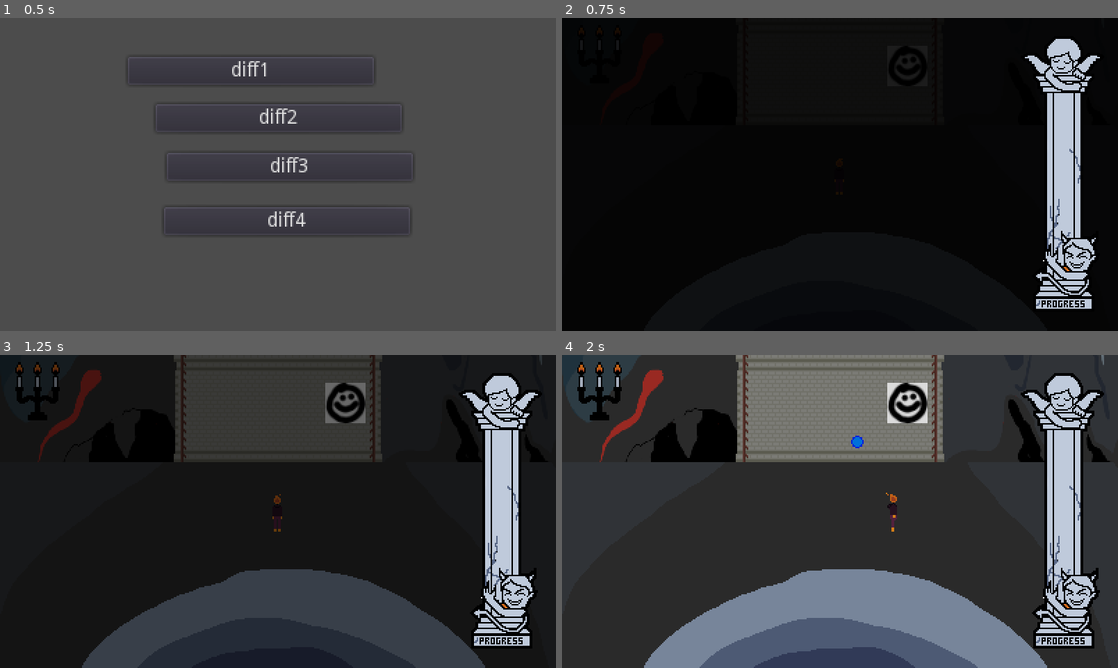
Above: before the commit, frames 1-4 (two rows, left to right).
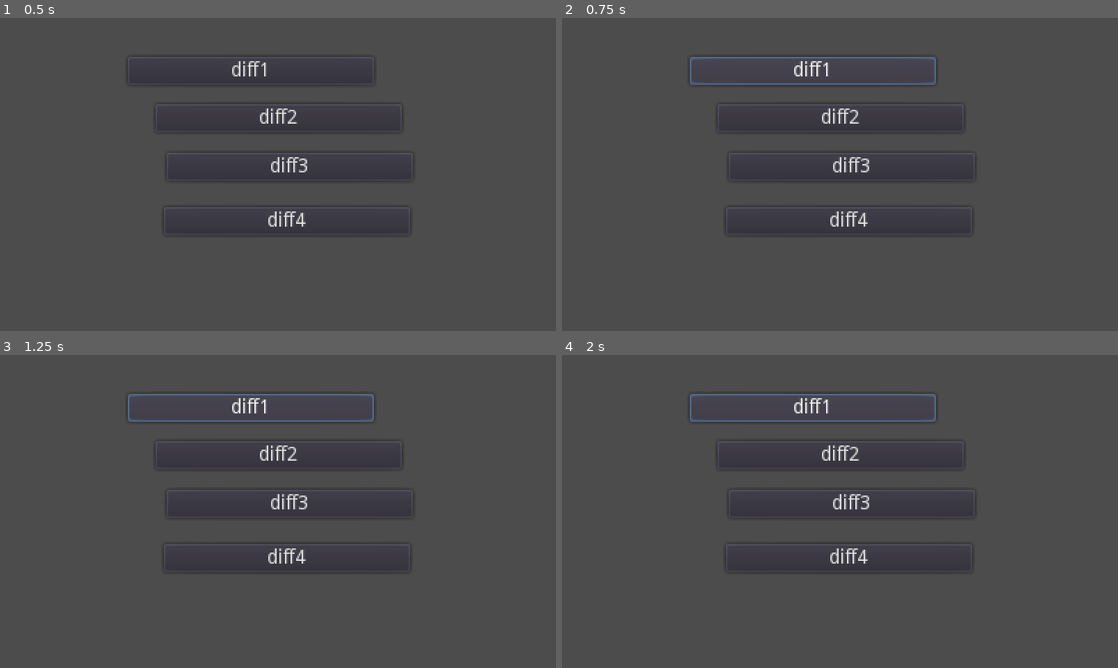
Above: after the commit, the same moments.

Repository: RegularSalamander/burnt-out-seven-sins
Game: Godot game, scene res://Scenes/Menu.tscn
Same seed, same stepped clock (60 frames per second), same inputs: the game is played once before the commit and once after it. This scene is started directly instead of the project's main scene.
Inputs:
- Up to frame 1 (0.5 s): no input
- Up to frame 2 (0.75 s): click "diff1" at 0.5 s
- Up to frame 3 (1.25 s): no input
- Up to frame 4 (2 s): tap Enter (ui_accept) at 1.25 s; hold Right (right) from 1.28 s (still down); tap Space (jump) at 1.52 s

Frame 1 is identical in both runs. In frame 2, 100% of the frame differs, in the area x 0-100%, y 0-100%; in frame 3, 83%; in frame 4, 93%.

Commit message:
merge?

Diff:
--- a/Scenes/Menu.tscn
+++ b/Scenes/Menu.tscn
@@ -1,6 +1,4 @@
-[gd_scene load_steps=2 format=2]
-
-[ext_resource path="res://Scenes/DifficultyButton.gd" type="Script" id=1]
+[gd_scene format=2]
 
 [node name="Control" type="Control"]
 anchor_right = 1.0
@@ -16,12 +14,10 @@
 margin_bottom = 48.108
 rect_pivot_offset = Vector2( 122.631, 20 )
 text = "diff1"
-script = ExtResource( 1 )
 __meta__ = {
 "_edit_use_anchors_": false,
 "_editor_description_": ""
 }
-difficulty = 0
 
 [node name="Button2" type="Button" parent="."]
 margin_left = 111.654
@@ -30,7 +26,6 @@
 margin_bottom = 82.0431
 rect_pivot_offset = Vector2( 122.631, 20 )
 text = "diff2"
-script = ExtResource( 1 )
 
 [node name="Button3" type="Button" parent="."]
 margin_left = 120.189
@@ -39,11 +34,9 @@
 margin_bottom = 116.973
 rect_pivot_offset = Vector2( 122.631, 20 )
 text = "diff3"
-script = ExtResource( 1 )
 __meta__ = {
 "_edit_use_anchors_": false
 }
-difficulty = 2
 
 [node name="Button4" type="Button" parent="."]
 margin_left = 118.011
@@ -52,8 +45,6 @@
 margin_bottom = 155.676
 rect_pivot_offset = Vector2( 122.631, 20 )
 text = "diff4"
-script = ExtResource( 1 )
 __meta__ = {
 "_edit_use_anchors_": false
 }
-difficulty = 3
